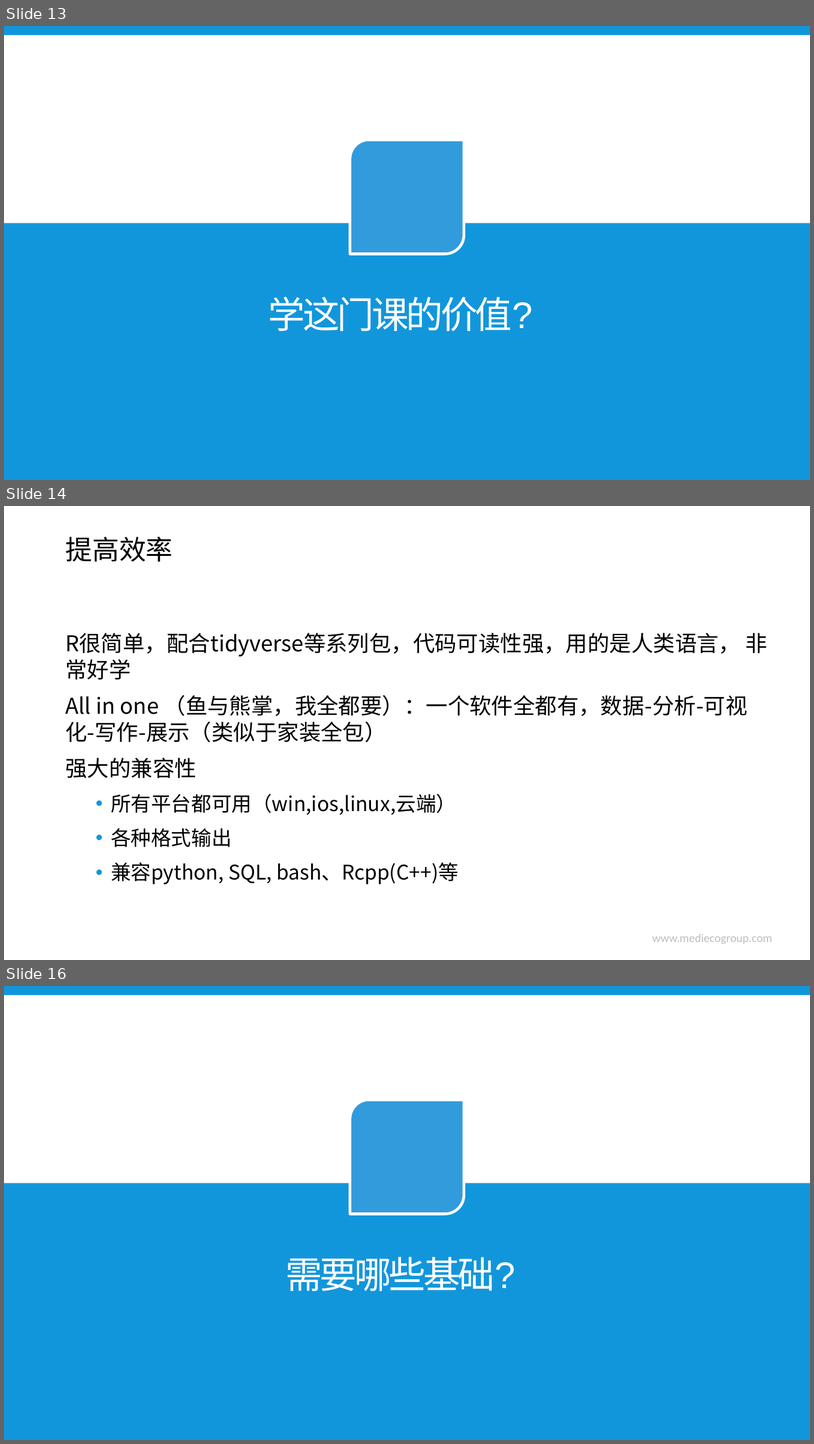
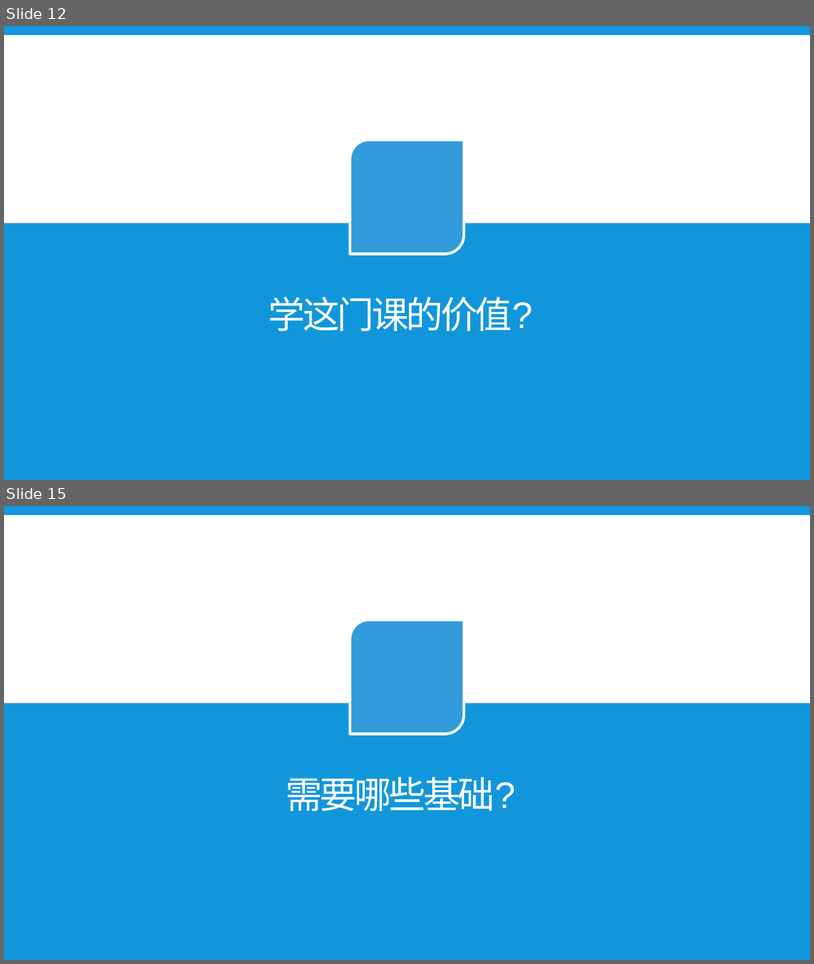
Before and after one commit to hao203/rmd_china, a slide deck: slides/00.Introduction/00.pptx. Shown one above the other, each under a label of ours: slides 13, 14 and 16 before the commit, slides 12 and 15 after it; the slides between them are not shown. The pictures are 814x1444 and 814x964 pixels, drawn with LibreOffice and Linux fonts; fonts in the diff are those of the drawing; background and template pictures are left out. Boxes give left, top, right and bottom in pixels: in the first picture for what was removed or moved away, otherwise in the second. Text is boxed around its words. In the diff, an @@ line names an element or a change of style, - is before the commit and + after.

```diff
--- a/slides/00.Introduction/00.pptx
+++ b/slides/00.Introduction/00.pptx
@@ slide 14 removed at (x1=4, y1=506, x2=810, y2=960), background #CCE8CF @@
@@ title removed at (x1=65, y1=537, x2=173, y2=562) @@
-提高效率
@@ text removed at (x1=65, y1=633, x2=767, y2=884) @@
-R很简单，配合tidyverse等系列包，代码可读性强，用的是人类语言， 非常好学
-All in one （鱼与熊掌，我全都要）：一个软件全都有，数据-分析-可视化-写作-展示（类似于家装全包）
-强大的兼容性
-  • 所有平台都可用（win,ios,linux,云端）
-  • 各种格式输出
-  • 兼容python, SQL, bash、Rcpp(C++)等
@@ text removed at (x1=653, y1=934, x2=773, y2=943) @@
-www.mediecogroup.com
@@ what was slide 13 is now slide 12 @@
@@ what was slide 16 is now slide 15 @@
```
Also in this commit, not shown: 8 slides changed, 9 other files.
